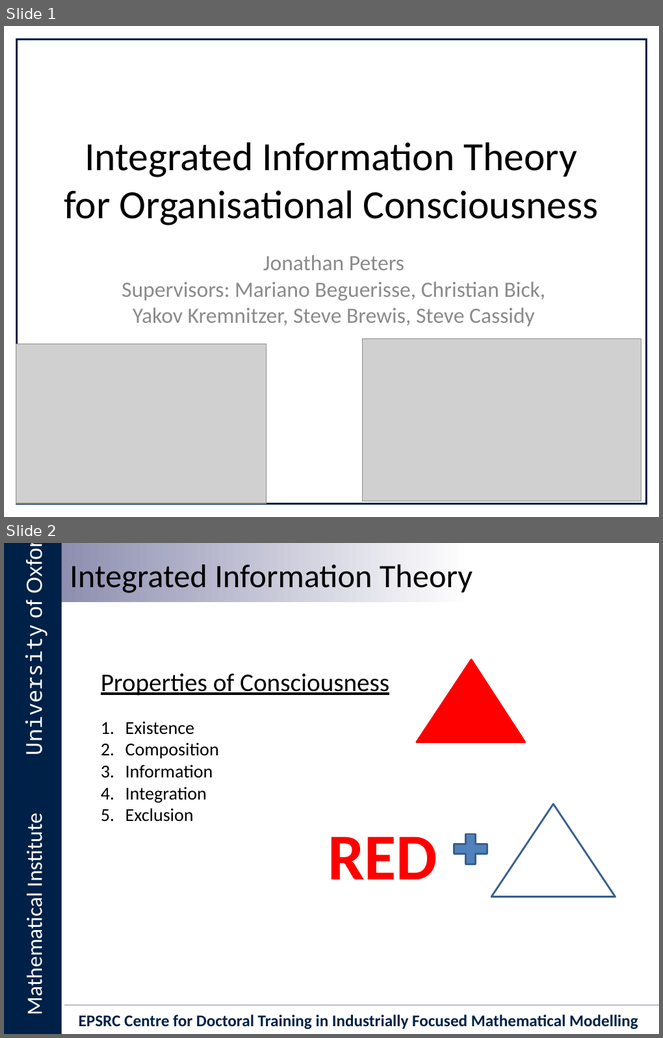
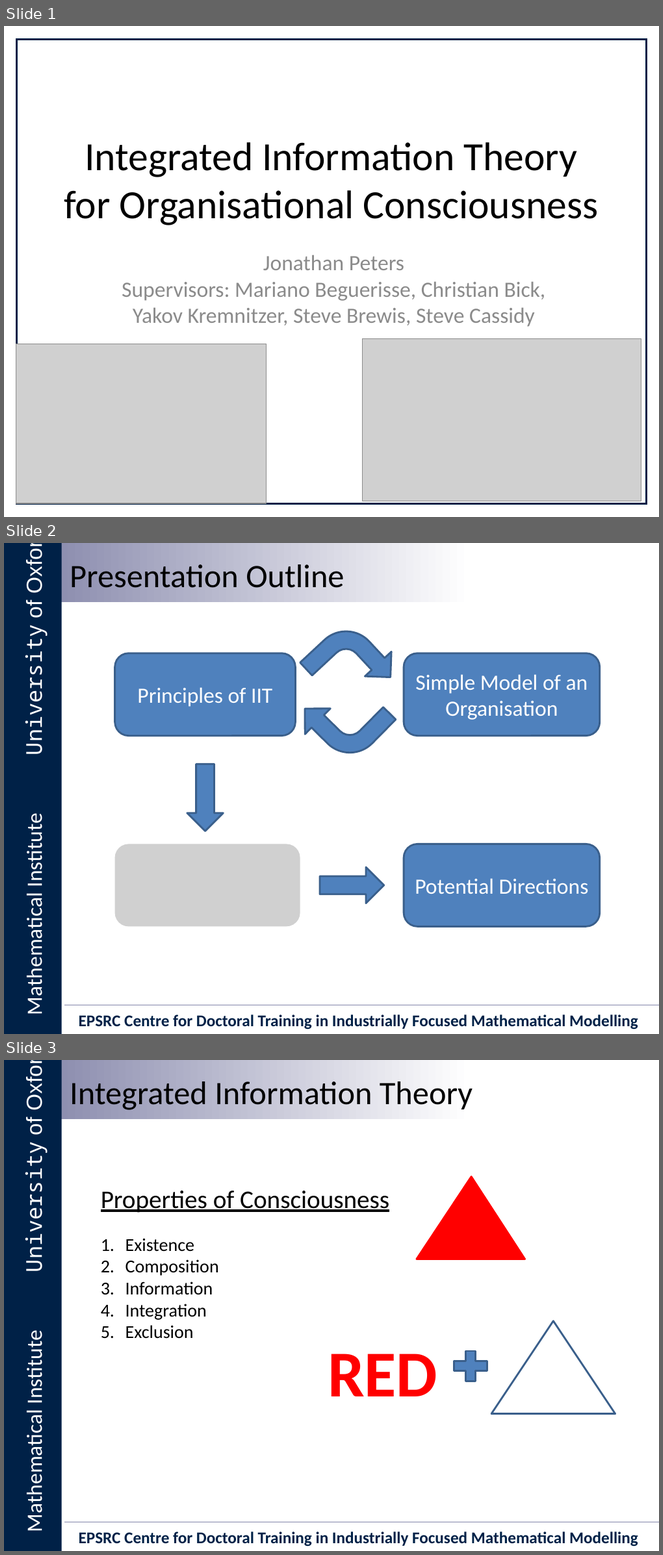
Before and after one commit to Ectheleon/IIT-Mini-Project, a slide deck: Writeup/Presentation/Integrated Information Theory for Organisational Consciousness.pptx. Shown one above the other, each under a label of ours: slides 1 and 2 before the commit, slides 1, 2 and 3 after it. The pictures are 663x1038 and 663x1555 pixels, drawn with LibreOffice and Linux fonts; fonts in the diff are those of the drawing; grey boxes stand for pictures; background and template pictures are left out. Boxes give left, top, right and bottom in pixels: in the first picture for what was removed or moved away, otherwise in the second. Text is boxed around its words. In the diff, an @@ line names an element or a change of style, - is before the commit and + after.

Commit message:
Added slides describing model. Nearly finished...

```diff
--- a/Writeup/Presentation/Integrated Information Theory for Organisational Consciousness.pptx
+++ b/Writeup/Presentation/Integrated Information Theory for Organisational Consciousness.pptx
@@ slide 2 added at [4, 543, 659, 1034], background #FFFFFF; not listed: 6 template elements that a slide beside it also shows @@
@@ text added at [70, 564, 344, 588], 36 pt, text #000000 @@
+Presentation Outline
@@ bent arrow added at [300, 613, 404, 715], fill #4F81BD, outline #3A5F8C 2 pt @@
@@ rounded rectangle added at [114, 653, 296, 735], fill #4F81BD, outline #3A5F8C 2 pt, 24 pt, text #FFFFFF @@
+Principles of IIT
@@ rounded rectangle added at [404, 653, 599, 735], fill #4F81BD, outline #3A5F8C 2 pt, 24 pt, text #FFFFFF @@
+Simple Model of an Organisation
@@ bent arrow added at [293, 668, 396, 772], fill #4F81BD, outline #3A5F8C 2 pt @@
@@ right arrow added at [187, 764, 223, 831], fill #4F81BD, outline #3A5F8C 2 pt @@
@@ picture added at [114, 845, 300, 927] @@
@@ rounded rectangle added at [404, 845, 599, 927], fill #4F81BD, outline #3A5F8C 2 pt, 24 pt, text #FFFFFF @@
+Potential Directions
@@ right arrow added at [320, 867, 384, 903], fill #4F81BD, outline #3A5F8C 2 pt @@
@@ what was slide 2 is now slide 3 @@
```
Also in this commit, not shown: 7 other slides added, 1 slide removed.
